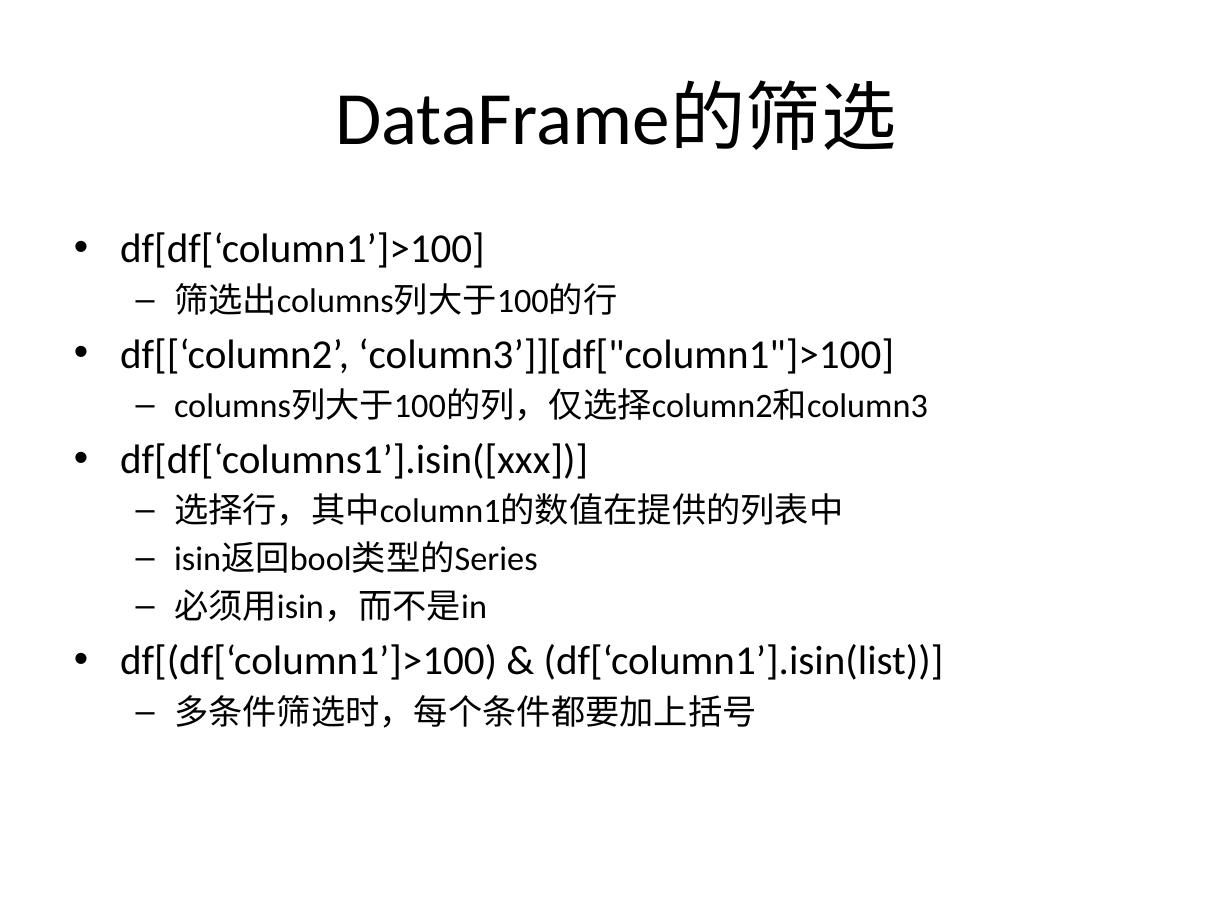
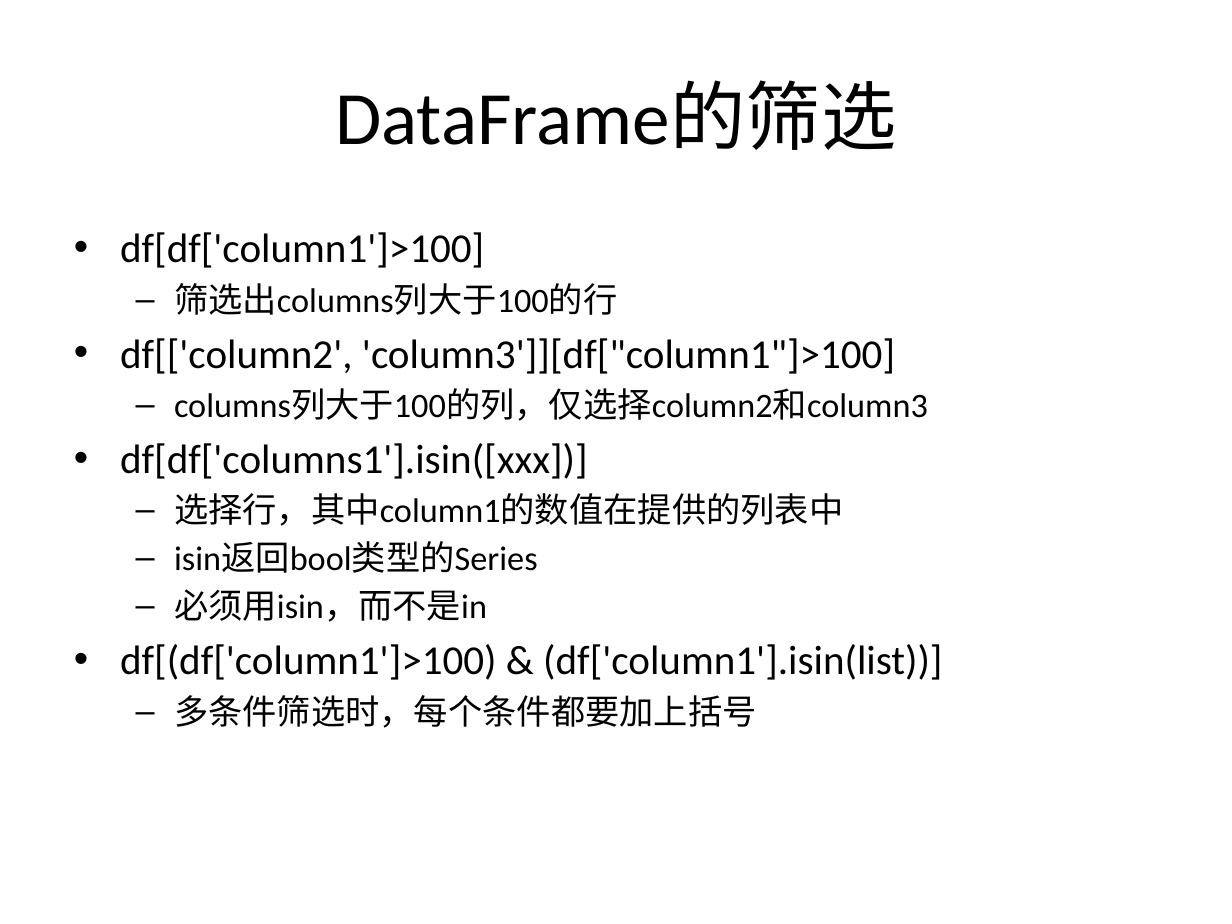
Before and after one commit to SleepySoft/SleepyMemo, a slide deck: slide 14 of Pandas_Cheat_Sheet.pptx. Drawn at 1232x924 pixels with LibreOffice and Linux fonts; fonts in the diff are those of the drawing. Boxes give left, top, right and bottom in pixels: in the first picture for what was removed or moved away, otherwise in the second. Text is boxed around its words. In the diff, an @@ line names an element or a change of style, - is before the commit and + after.

```diff
--- a/Pandas_Cheat_Sheet.pptx
+++ b/Pandas_Cheat_Sheet.pptx
@@ text at bbox=[120, 232, 484, 268]: text changed @@
-• df[df[‘column1’]>100]
+• df[df['column1']>100]
@@ text at bbox=[120, 338, 895, 374]: text changed @@
-• df[[‘column2’, ‘column3’]][df["column1"]>100]
+• df[['column2', 'column3']][df["column1"]>100]
@@ text at bbox=[120, 443, 588, 479]: text changed @@
-• df[df[‘columns1’].isin([xxx])]
+• df[df['columns1'].isin([xxx])]
@@ text at bbox=[120, 644, 942, 680]: text changed @@
-• df[(df[‘column1’]>100) & (df[‘column1’].isin(list))]
+• df[(df['column1']>100) & (df['column1'].isin(list))]
```
Also in this commit, not shown: 7 other slides changed.
